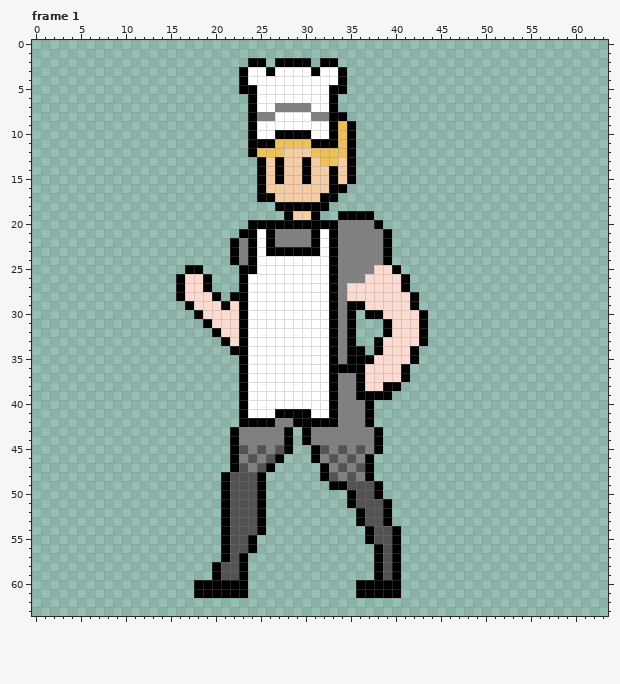
Two versions of one pixel-art file, Assets/Characters/player/player_walk.aseprite. That is the earlier state.
64x64 pixels, 4 frames. Shown: frame 1. The commit also changed other frames, which this record leaves out.
After the commit:
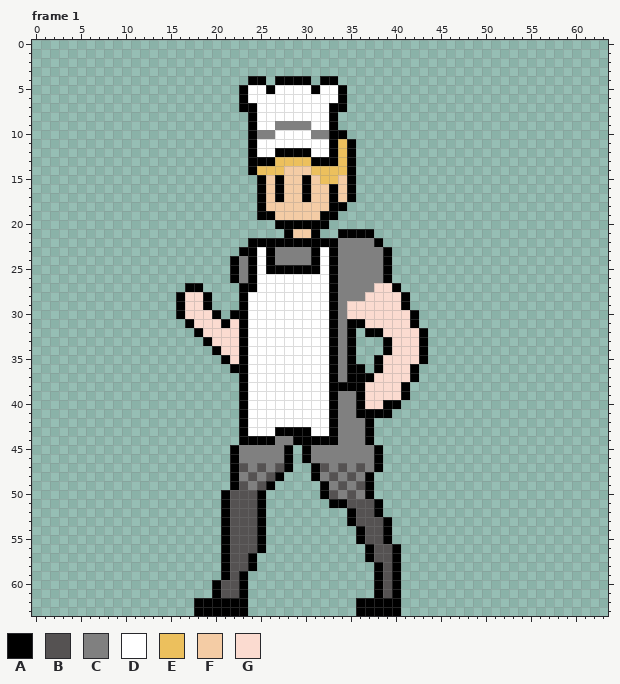
Palette (. is transparent): A #000000  B #555252  C #808080  D #ffffff  E #ecc05d  F #f4cca5  G #fbdbd0
Difference:
Frame 1, layers "图层 7", "图层 6", "图层 5":
y 2: x 24..25 AA -> ..; x 27..30 AAAA -> ....; x 32..33 AA -> ..
y 3: x 23..34 ADDADDDDADDA -> ............
y 4: x 23..34 ADDDDDDDDDDA -> .AA.AAAA.AA.
y 5: x 24 A -> D; x 26 D -> A; x 31 D -> A; x 33 A -> D
y 6: x 23..24 .A -> AD; x 33..34 A. -> DA
y 7: x 23 . -> A; x 27..30 CCCC -> DDDD; x 34 . -> A
y 8: x 25..26 CC -> DD; x 31..32 CC -> DD; x 34 A -> .
y 9: x 27..30 DDDD -> CCCC; x 34..35 EA -> ..
y 10: x 25..32 DDAAAADD -> CCDDDDCC; x 34..35 EA -> A.
y 11: x 25..32 AAEEEEAA -> DDDDDDDD
y 12: x 25..33 EEEFFFEEE -> DDAAAADDA
y 13: x 24 . -> A; x 26..34 FAFFAFEEF -> AEEEEAAAE
y 14: x 24..27 .AFA -> AEEE; x 30..34 AFFAF -> FEEEE
y 15: x 32..33 FA -> EE
y 16: x 27 F -> A; x 30 F -> A; x 34..35 A. -> FA
y 17: x 26..27 AF -> FA; x 30 F -> A; x 32 A -> F; x 34..35 .. -> FA
y 18: x 25..34 ..AAAAAA.. -> AFFFFFFFAA
y 19: x 25..28 ...A -> AAFF; x 31..37 A..AAAA -> FAA....
y 20: x 24..26 AAA -> ...; x 33..38 ACCCCA -> ......
y 21: x 23..30 AADACCCC -> .....AFF; x 32..39 DACCCCCA -> ..AAAA..
y 22: x 22..23 AC -> ..; x 25 D -> A; x 27..30 CCCC -> AAAA; x 32 D -> A; x 38..39 CA -> A.
y 23: x 22..23 AC -> .A; x 27..30 AAAA -> CCCC
y 24: x 26..31 DDDDDD -> ACCCCA
y 25: x 17..18 AA -> ..; x 22..23 .A -> AC; x 26..31 DDDDDD -> AAAAAA; x 38..40 GGA -> CA.
y 26: x 16..19 AGGA -> ....; x 22..24 .AD -> ACA; x 37..41 GGGGA -> CCA..
y 27: x 16..19 AGGA -> .AA.; x 24 D -> A; x 35..37 GGG -> CCC; x 40..41 GA -> A.
y 28: x 19..20 GA -> A.; x 22 A -> .; x 35..36 GG -> CC; x 41..42 GA -> A.
y 29: x 16..17 .A -> AG; x 19..22 GGAG -> A...; x 35..36 AA -> GG; x 41..42 GA -> A.
y 30: x 16..18 ..A -> AGG; x 20..22 GGG -> A.A; x 35..38 A.AA -> GGGG; x 42..43 GA -> A.
y 31: x 17..19 ..A -> AGG; x 21 G -> A; x 36..39 ...A -> AGGG; x 42..43 GA -> A.
y 32: x 18..20 ..A -> AGG; x 37..39 ..A -> AAG
y 33: x 19..21 ..A -> AGG; x 38..39 AG -> .A
y 34: x 20..22 ..A -> AGG; x 36 A -> .; x 38..39 AG -> .A; x 42..43 A. -> GA
y 35: x 21..22 .. -> AG; x 36..38 AAG -> ..A; x 42..43 A. -> GA
y 36: x 22 . -> A; x 34 A -> C; x 37..38 GG -> .A; x 41..42 A. -> GA
y 37: x 35 C -> A; x 37 G -> A; x 41..42 A. -> GA
y 38: x 34..35 CC -> AA; x 39..41 AA. -> GGA
y 39: x 37..41 AAA.. -> GGGGA
y 40: x 36..40 CA... -> AGGAA
y 41: x 27..30 AAAA -> DDDD; x 36 C -> A; x 38..39 .. -> AA
y 42: x 24..32 AAACCAAAA -> DDDDDDDDD
y 43: x 22..27 ACCCCC -> .ADDDA; x 29 . -> A; x 31..33 CCC -> DDA; x 37..38 CA -> A.
y 44: x 22..26 ACCCC -> .AAAA; x 28..29 A. -> CA; x 31..33 CCC -> AAA; x 37..38 CA -> A.
y 45: x 23 B -> C; x 25 B -> C; x 27 B -> C; x 30..32 .AB -> ACC; x 34 B -> C; x 36 B -> C
y 46: x 24 B -> C; x 26..28 BA. -> CCA; x 30..31 .A -> AC; x 33 B -> C; x 35 B -> C; x 37..38 A. -> CA
y 47: x 26..28 A.. -> CBA; x 31..32 .A -> AB; x 37..38 A. -> CA
y 48: x 21..23 ABB -> .AC; x 25..27 A.. -> CBA; x 31..32 .A -> AC
y 49: x 21..22 AB -> .A; x 24..26 BA. -> CBA; x 32..35 .AAB -> ACBC; x 37..38 BA -> A.
y 50: x 32..38 ...ABBA -> ABCBCA.
y 51: x 33..35 ..A -> AAB; x 38..39 BA -> A.
y 52: x 35..36 .A -> AB; x 38..39 BA -> A.
y 53: x 35..36 .A -> AB
y 54: x 36..37 .A -> AB; x 39..40 BA -> A.
y 55: x 24..25 A. -> BA; x 36..37 .A -> AB; x 39..40 BA -> A.
y 56: x 24..25 A. -> BA; x 37..38 .A -> AB
y 57: x 23..24 A. -> BA; x 37..38 .A -> AB
y 58: x 20..21 AB -> .A; x 23..24 A. -> BA
y 59: x 20..21 AB -> .A
y 60..61: x 18..19 AA -> ..; x 21..22 AA -> BB; x 36..37 AA -> ..; x 39 A -> B
y 62..63: x 18..23 ...... -> AAAAAA; x 36..40 ..... -> AAAAA
Changed places in both pictures, as pixel boxes (x1, y1, x2, y2):
changed: (176, 58, 428, 616)
